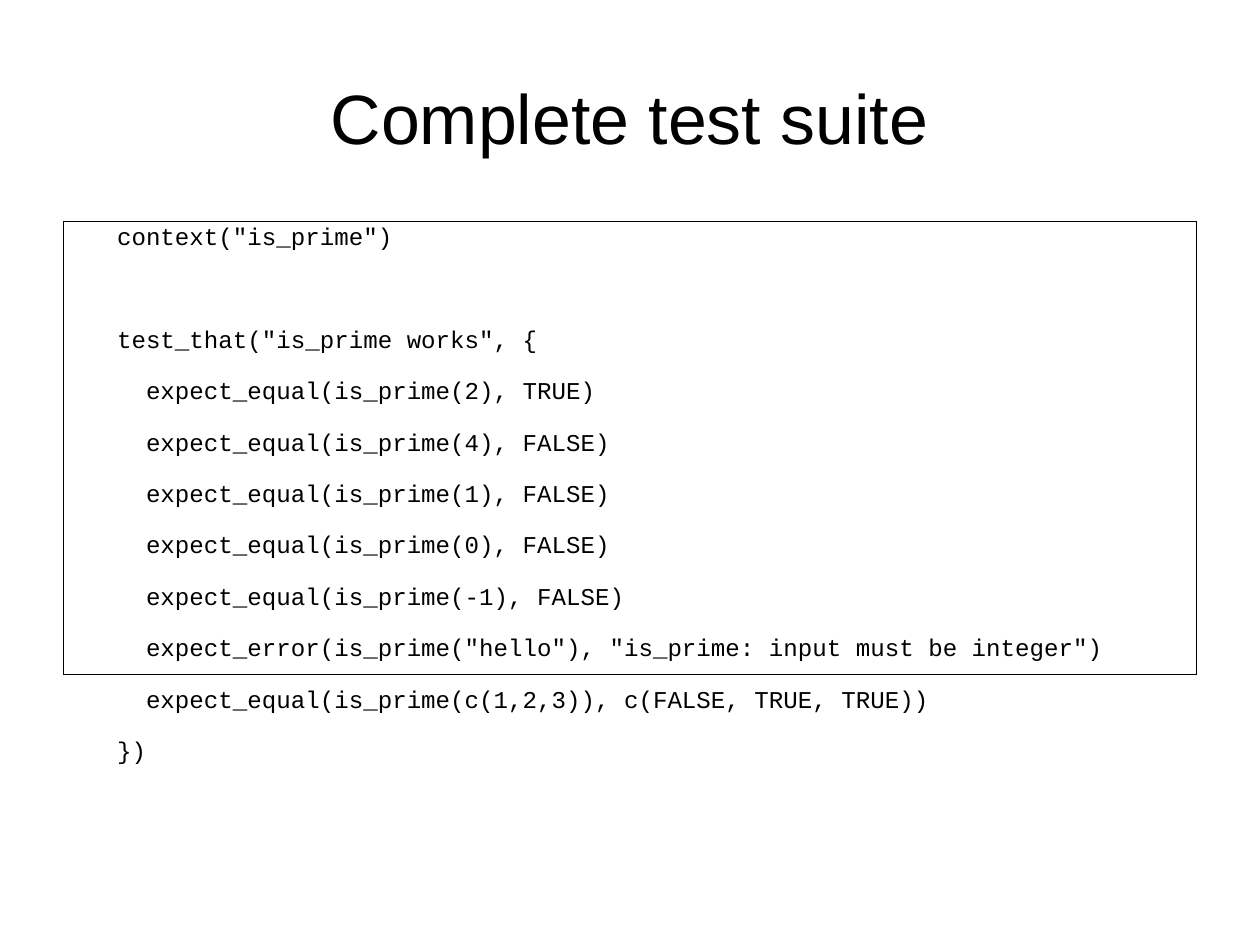
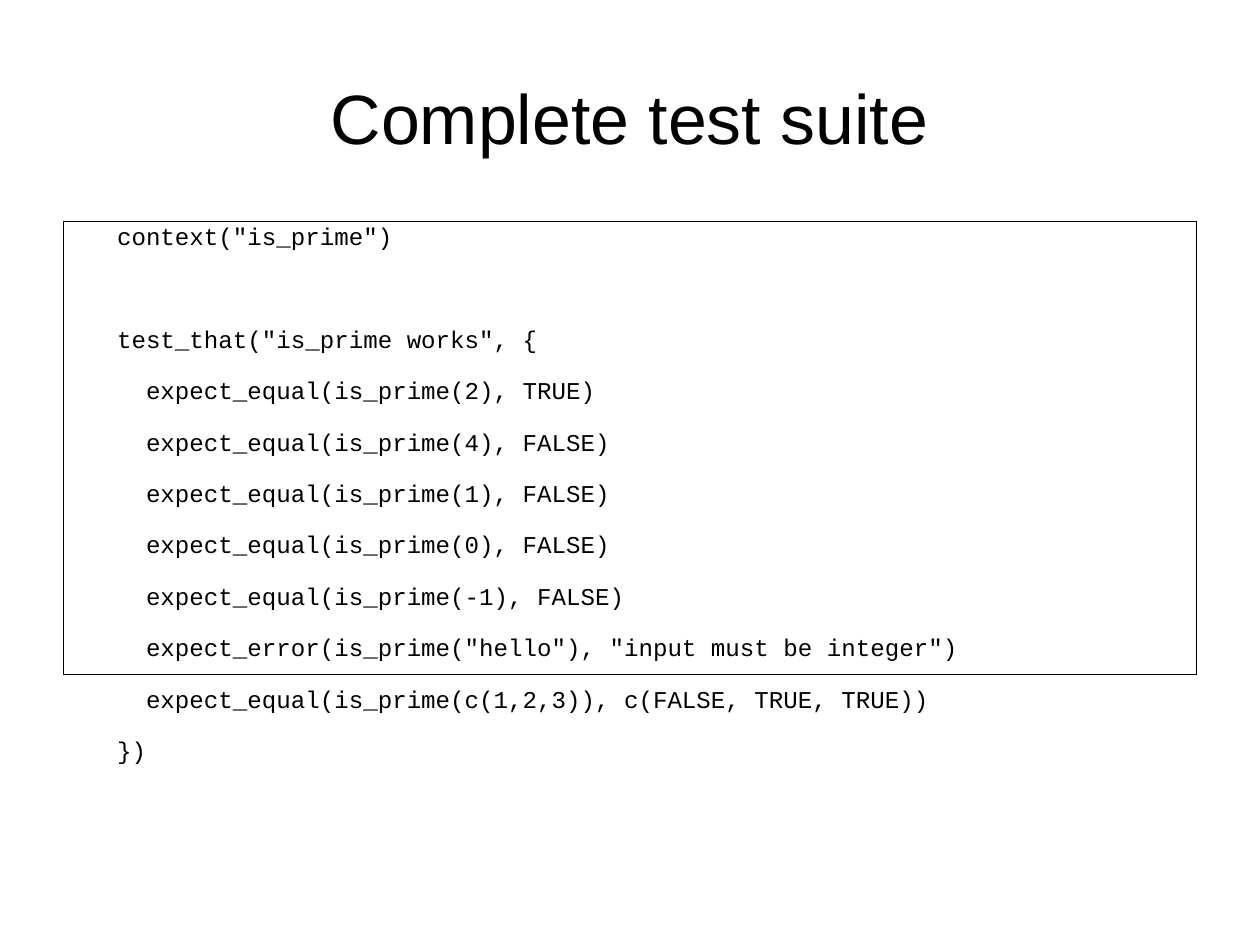
Before and after one commit to richelbilderbeek/PresentationsAboutR, a slide deck: slide 26 of TestDrivenDevelopment/TestDrivenDevelopment.odp. Drawn at 1260x945 pixels with LibreOffice and Linux fonts; fonts in the diff are those of the drawing. Boxes give left, top, right and bottom in pixels: in the first picture for what was removed or moved away, otherwise in the second. Text is boxed around its words. In the diff, an @@ line names an element or a change of style, - is before the commit and + after.

```diff
--- a/TestDrivenDevelopment/TestDrivenDevelopment.odp
+++ b/TestDrivenDevelopment/TestDrivenDevelopment.odp
@@ text at bbox=[146, 639, 957, 661]: text changed @@
-expect_error(is_prime("hello"), "is_prime: input must be integer")
+expect_error(is_prime("hello"), "input must be integer")
```
Also in this commit, not shown: 6 other slides changed, 1 other file.
